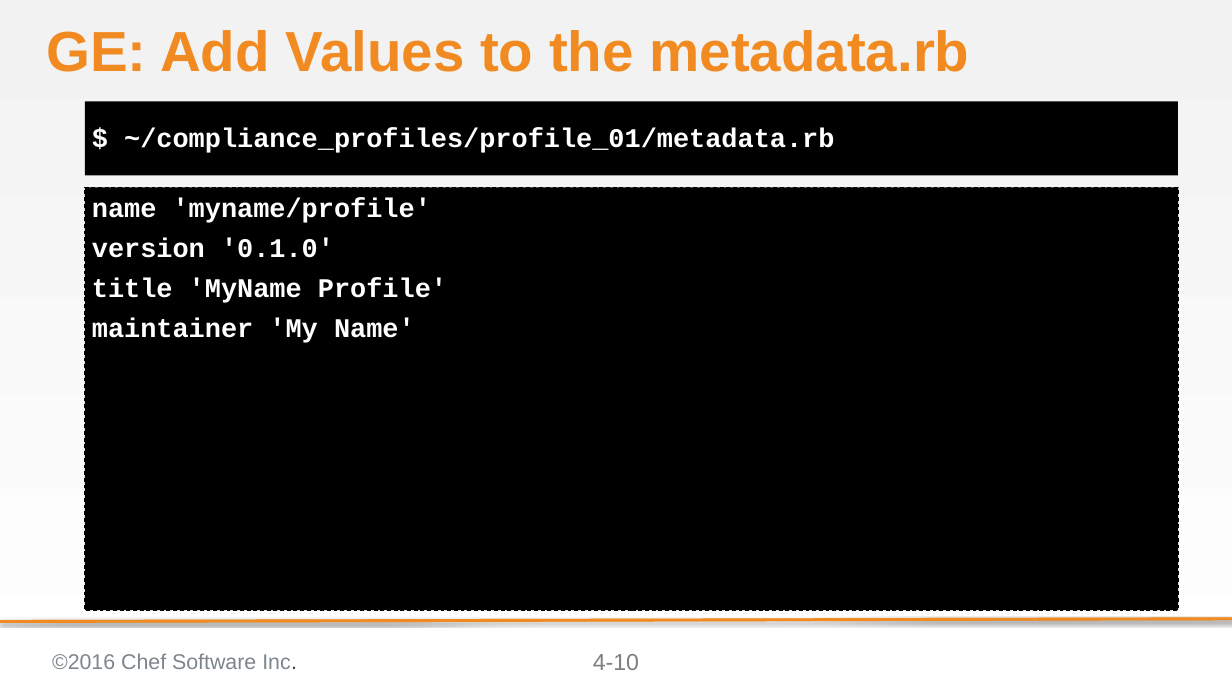
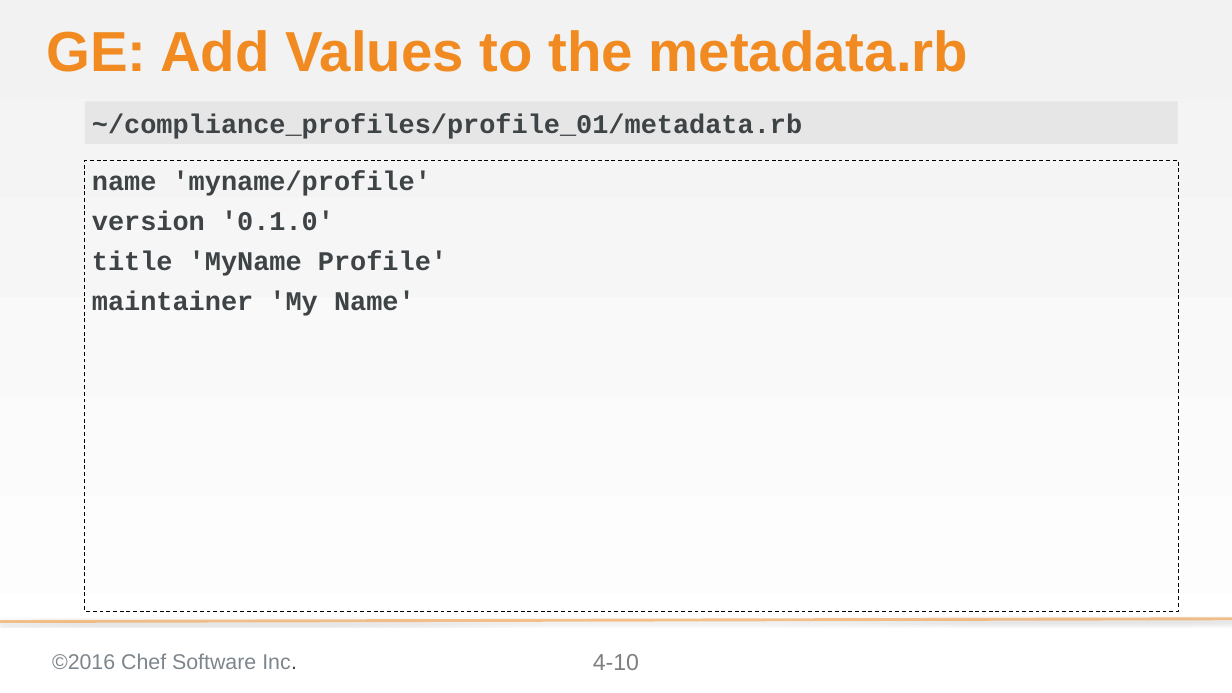
Before and after one commit to bchamby/chef-compliance-installation-configuration-operation, a slide deck: slide 10 of 04-creating-custom-profiles.pptx. Drawn at 1232x693 pixels with LibreOffice and Linux fonts; fonts in the diff are those of the drawing; background and template pictures are left out. Boxes give left, top, right and bottom in pixels: in the first picture for what was removed or moved away, otherwise in the second. Text is boxed around its words. In the diff, an @@ line names an element or a change of style, - is before the commit and + after.

```diff
--- a/04-creating-custom-profiles.pptx
+++ b/04-creating-custom-profiles.pptx
@@ text "~/compliance_profiles/profile_01/metadata.rb": place and size @@
-text "~/compliance_profiles/profile_01/metadata.rb" at [85,101,1178,175]
+text "~/compliance_profiles/profile_01/metadata.rb" at [85,101,1178,144]
@@ text "~/compliance_profiles/profile_01/metadata.rb" at [85,101,1178,144]: fill #000000 to #D9D9D9 at 50% opacity @@
@@ text at [92,115,802,139]: text changed; text colour #FFFFFF to #3E4346 @@
-$ ~/compliance_profiles/profile_01/metadata.rb
+~/compliance_profiles/profile_01/metadata.rb
@@ text "name 'myname/profile'": place and size @@
-text "name 'myname/profile'" at [85,187,1178,610]
+text "name 'myname/profile'" at [85,160,1178,611]
@@ text "name 'myname/profile'" at [85,160,1178,611]: text colour #FFFFFF to #3E4346; fill #000000 to none @@
@@ line removed from (1232, 619) to (0, 622) @@
```
Also in this commit, not shown: 1 other slide changed, 1 other file.
